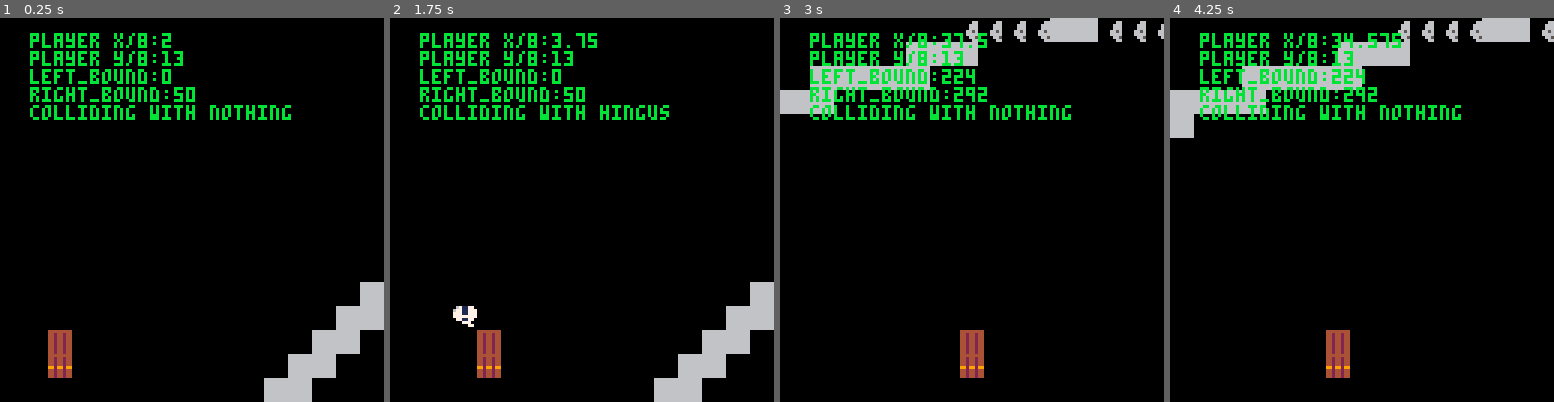
Above: before the commit, frames 1-4 (left to right).
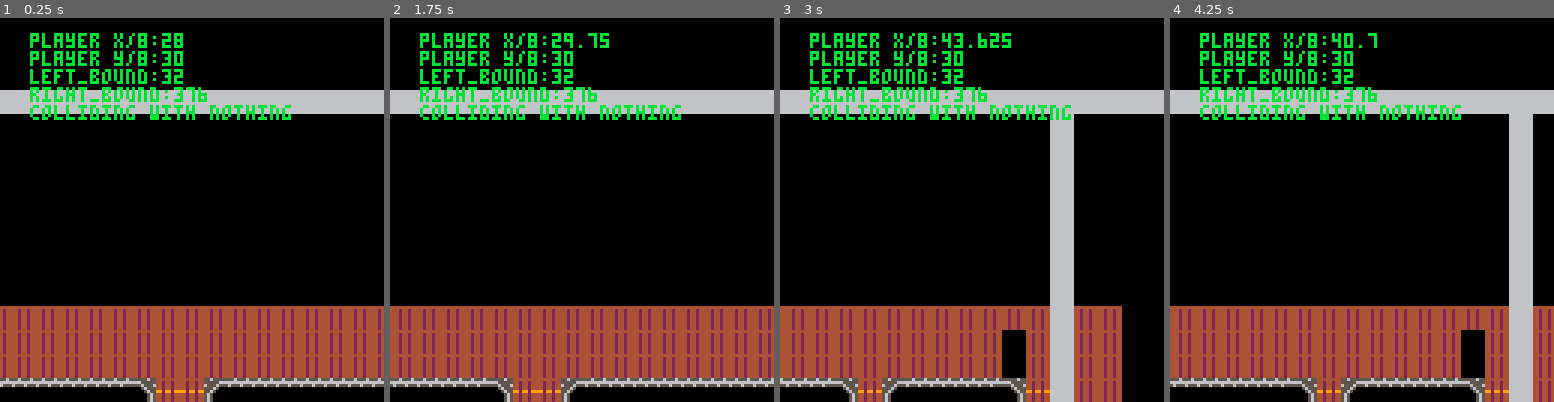
Above: after the commit, the same moments.

Repository: DiegoArmando/gbgj-08-22
Game: PICO-8 cartridge gbgj_8_22.p8
Two runs of this game, one before a commit and one after it. Both use one fixed random seed, a clock stepped at 60 frames per second and the inputs below.
Inputs:
- Up to frame 1 (0.25 s): no input
- Up to frame 2 (1.75 s): tap X (X key) at 0.33, 1.07 s; tap O (Z key) at 0.7, 1.7 s; hold Right from 1.6 s (still down)
- Up to frame 3 (3 s): tap X (X key) at 1.85, 2.97 s; release Right at 2.1 s; tap O (Z key) at 2.1, 2.5, 2.9 s; hold Up 2.15-2.42 s; hold Right from 2.47 s (still down)
- Up to frame 4 (4.25 s): release Right at 3.03 s; hold Left 3.08-3.58 s; tap O (Z key) at 3.3, 3.7, 4.1 s; hold Down 3.63-3.97 s; hold Right from 4.02 s (still down); tap X (X key) at 4.08 s

The runs differ from the first frame. In frame 1, 27% of the frame differs, in the area x 0-100%, y 3-100%; in frame 2, 28%; in frame 3, 30%; in frame 4, 32%, in the area x 0-100%, y 0-100%.

Commit message:
Rooms update 1

Diff:
--- a/gbgj_8_22.p8
+++ b/gbgj_8_22.p8
@@ -5,15 +5,15 @@
 -- matte l & brian b
 
 player = {}
-player.x = 16
+player.x = 224
 player.speed_x = 0
-player.y = 104
+player.y = 240
 player.interactable = "nothing"
 
 cam_x = 0
 cam_y = 0
 
-room_id = 1
+room_id = 3
 
 k_left=0
 k_right=1
@@ -28,10 +28,15 @@
 rooms[1] = { {13,9,15,14,2,33,13} }
 rooms[2] = { {29,9,31,4,1}, {48,9,50,14,3} }
 rooms[3] = { {58,9,60,14,2}}
+rooms[4] = {}
+rooms[5] = {}
 
 room_cam_bounds = {}
 room_cam_bounds[1] = {0,50}
 room_cam_bounds[2] = {224,292}
+room_cam_bounds[3] = {32,376}
+room_cam_bounds[4] = {0,50}
+room_cam_bounds[5] = {0,50}
 
 -- Interactables are single tiles that do something when you touch them:
 interactables = {}
@@ -182,9 +187,9 @@
 0000000066666666aaaaaaaa000aa00000aaa0000000000000000000000000000000000000000000000000000000000000000000000000000000000000000000
 0000000066666666aaaaaaaa000aa000000aa0000000000000000000000000000000000000000000000000000000000000000000000000000000000000000000
 000000000000000000000000000aa000000aa0004444444444444444444444440000000000000000888888889999999900000000bbbbbbbb0000000000000000
-00000000000000000000000000011000000110004498998489949989499899840000000000000000888888889999999900000000bbbbbbbb0000000000000000
-00000000000000000000000000011000000110004888888888888888888888880000000000000000888888889999999900000000bbbbbbbb0000000000000000
-00000000000000000000000000011000001111004998998989989989899899890000000000000000888888889999999900000000bbbbbbbb0000000000000000
+00000000000000000000000000011000000110004498998489949989499899440000000000000000888888889999999900000000bbbbbbbb0000000000000000
+00000000000000000000000000011000000110004888888888888888888888840000000000000000888888889999999900000000bbbbbbbb0000000000000000
+00000000000000000000000000011000001111004998998989989989899899840000000000000000888888889999999900000000bbbbbbbb0000000000000000
 00000000000000000000000000011000411011009444444444444444444444490000000000000000888888889999999900000000bbbbbbbb0000000000000000
 00000000000000000000000000011000410001009999999999999999999999990000000000000000888888889999999900000000bbbbbbbb0000000000000000
 00000000000000000000000000044400400004449888888888888888888888880000000000000000888888889999999900000000bbbbbbbb0000000000000000
@@ -272,6 +277,6 @@
 000000000000000000014040404040404040404040404040404040404040404040404040404040404040404040404001404000000000000000000000000000000000000000000000000000000000000000000000014c4c4c4c4c41424c4c4c4c4c4c41424c4c4c4c4c4c41424c4c4c4c4c4c41424c4c4c450000000000000000
 000000000000000000014040404040404040404040404040404040404040404040404040404040404040404040004001404000000000000000000000000000000000000000000000000000000000000000000000014c4c4c4c4c51524c4c4c4c4c4c51524c4c4c4c4c4c51524c4c4c4c4c4c51524c4c4c450000000000000000
 000000000000000000014040404040404040404040404040404040404040404040404040404040404040404040004001404000000000000000000000000000000000000000000000000000000000000000000000014c4c4c4c4c4c4c4c4c4c4c4c4c4c4c4c4c4c4c4c4c4c4c4c4c4c4c4c4c4c4c4c4c4c450000000000000000
-000000000000000000015041616142504161616161616161616142505050505050505050505050505050505050505001404000000000000000000000000000000000000000000000000000000000000000000000014c4c4c4c4c4c4c4c4c4c4c4c4c4c4c4c4c4c4c4c4c4c4c4c4c4c4c4c4c4c4c4c4c4c450000000000000000
-000000000000000000014051626252405162626262626262626252404040404040404040404040404040404040404001404000000000000000000000000000000000000000000000000000000000000000000000014c4c4c4c4c4c4c4c4c4c4c4c4c4c4c4c4c4c4c4c4c4c4c4c4c4c4c4c4c4c4c4c4c4c450000000000000000
+000000000000000000015041616142504161616161616161616142505041616161616161616142504161616161425001404000000000000000000000000000000000000000000000000000000000000000000000014c4c4c4c4c4c4c4c4c4c4c4c4c4c4c4c4c4c4c4c4c4c4c4c4c4c4c4c4c4c4c4c4c4c450000000000000000
+000000000000000000014051626252405162626262626262626252404051626262626262626252405162626262524001404000000000000000000000000000000000000000000000000000000000000000000000014c4c4c4c4c4c4c4c4c4c4c4c4c4c4c4c4c4c4c4c4c4c4c4c4c4c4c4c4c4c4c4c4c4c450000000000000000
 000000000000000000014040404040404040151617404040404040404040404040404040404040404040404040404001404000000000000000000000000000000000000000000000000000000000000000000000014c4c4c4c4c4c4c4c4c4c4c4c4c4c4c4c4c4c4c4c4c4c4c4c4c4c4c4c4c4c4c4c4c4c450000000000000000
